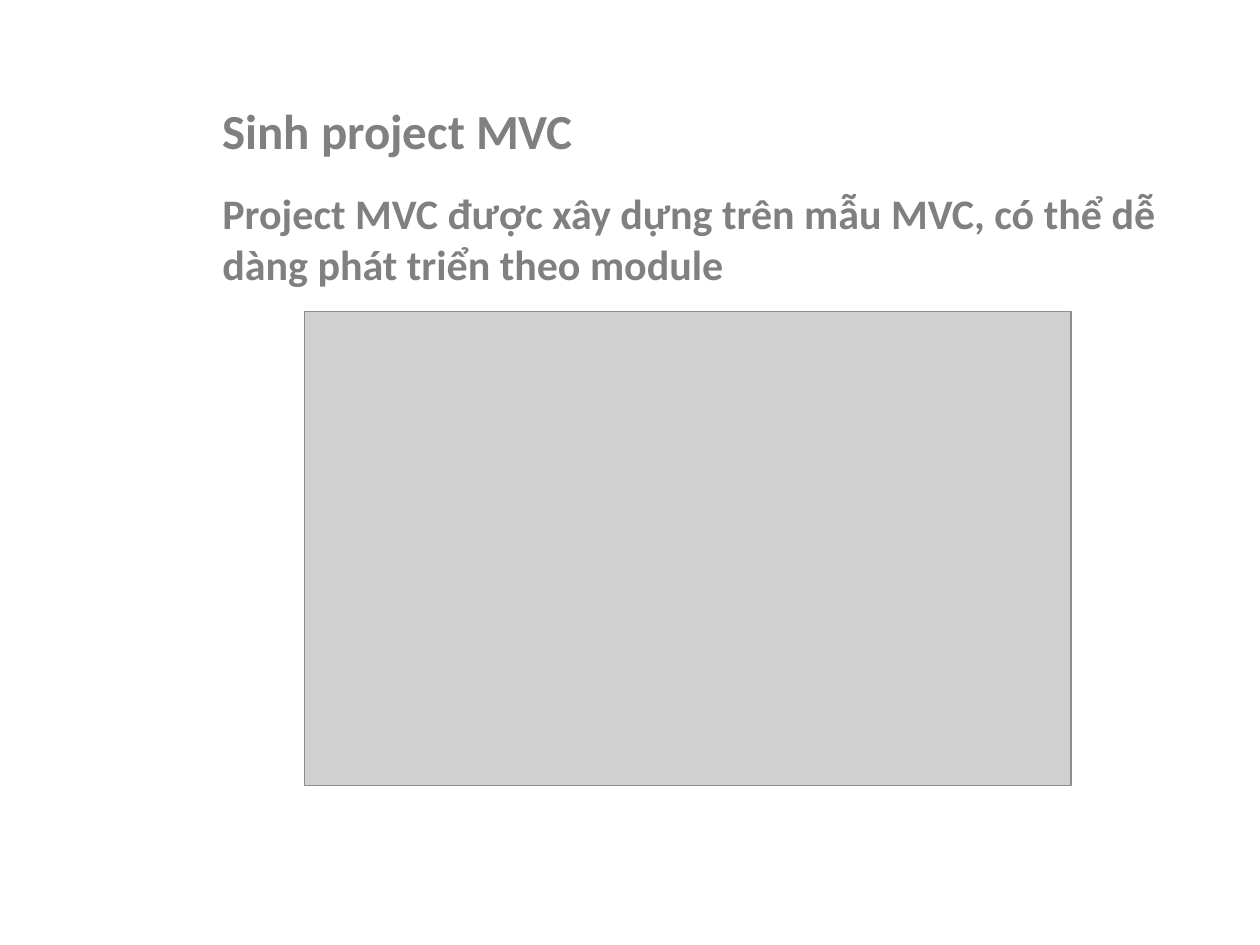
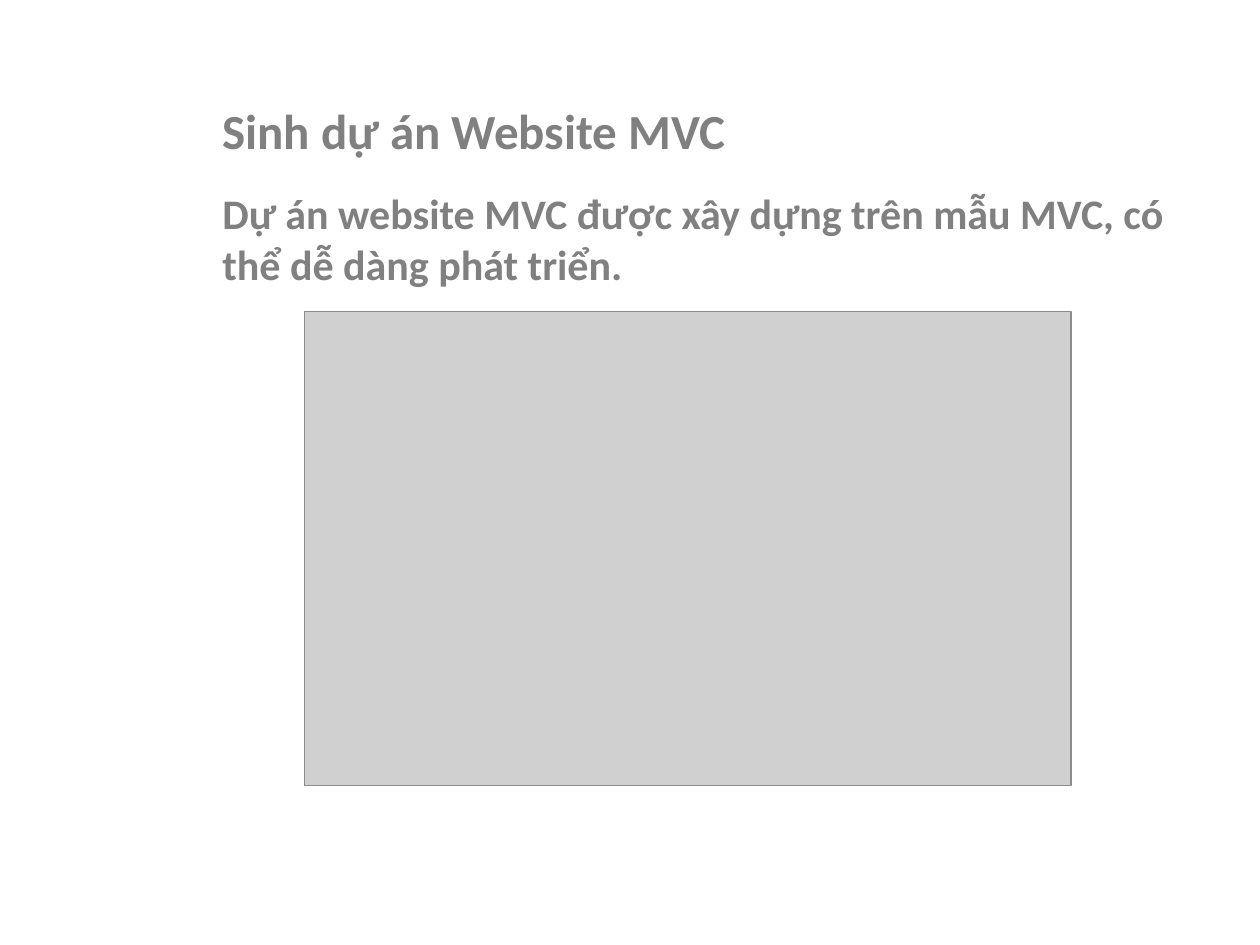
Before and after one commit to marcsommer/mvc-gen, a slide deck: slide 8 of Report/ThietKeMau.pptx. Drawn at 1260x945 pixels with LibreOffice and Linux fonts; fonts in the diff are those of the drawing; grey boxes stand for pictures; background and template pictures are left out. Boxes give left, top, right and bottom in pixels: in the first picture for what was removed or moved away, otherwise in the second. Text is boxed around its words. In the diff, an @@ line names an element or a change of style, - is before the commit and + after.

```diff
--- a/Report/ThietKeMau.pptx
+++ b/Report/ThietKeMau.pptx
@@ text at box(222, 114, 1163, 287): text changed @@
-Sinh project MVC
-Project MVC được xây dựng trên mẫu MVC, có thể dễ dàng phát triển theo module
+Sinh dự án Website MVC
+Dự án website MVC được xây dựng trên mẫu MVC, có thể dễ dàng phát triển.
```
Also in this commit, not shown: 9 other slides changed.
